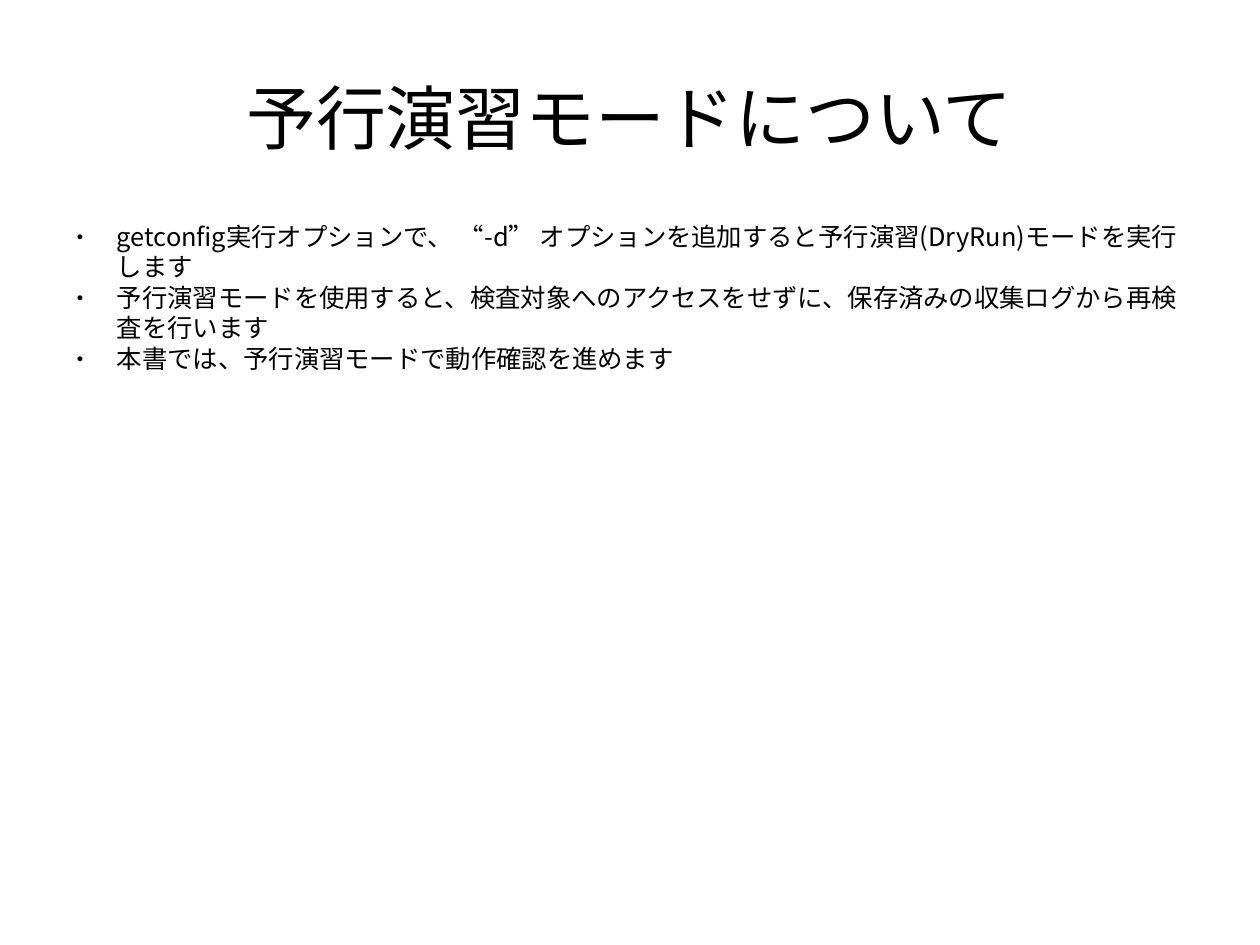
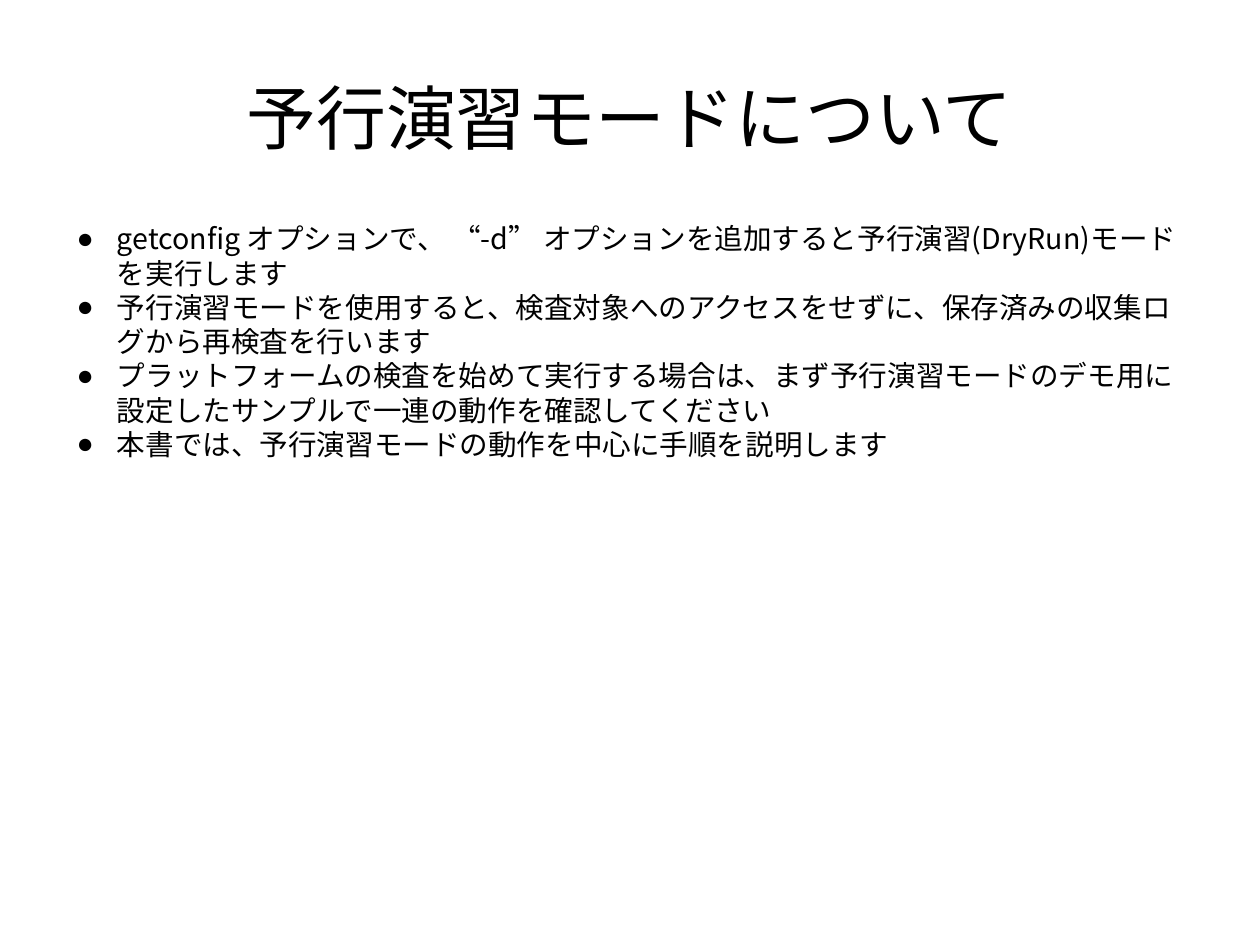
Before and after one commit to frsw3nr/gradle-server-acceptance, a slide deck: slide 20 of docs/jp/tutorial_test_pc.pptx (slide 19 before the commit). Drawn at 1260x945 pixels with LibreOffice and Linux fonts; fonts in the diff are those of the drawing. Boxes give left, top, right and bottom in pixels: in the first picture for what was removed or moved away, otherwise in the second. Text is boxed around its words. In the diff, an @@ line names an element or a change of style, - is before the commit and + after.

```diff
--- a/docs/jp/tutorial_test_pc.pptx
+++ b/docs/jp/tutorial_test_pc.pptx
@@ text at [117, 225, 1176, 287]: text changed; size 16 to 18 pt @@
-● getconfig実行オプションで、 “-d” オプションを追加すると予行演習(DryRun)モードを実行します
+● getconfig オプションで、 “-d” オプションを追加すると予行演習(DryRun)モードを実行します
@@ text at [117, 294, 1171, 355]: size 16 to 18 pt in "予行演習モードを使用すると、検査対象へのアクセスをせずに、保存済みの収集ログから再検査を行います" @@
@@ text at [117, 361, 1173, 458]: text changed; size 16 to 18 pt @@
-● 本書では、予行演習モードで動作確認を進めます
+● プラットフォームの検査を始めて実行する場合は、まず予行演習モードのデモ用に設定したサンプルで一連の動作を確認してください
+● 本書では、予行演習モードの動作を中心に手順を説明します
```
Also in this commit, not shown: 45 other slides changed, 10 slides added, 27 other files.
